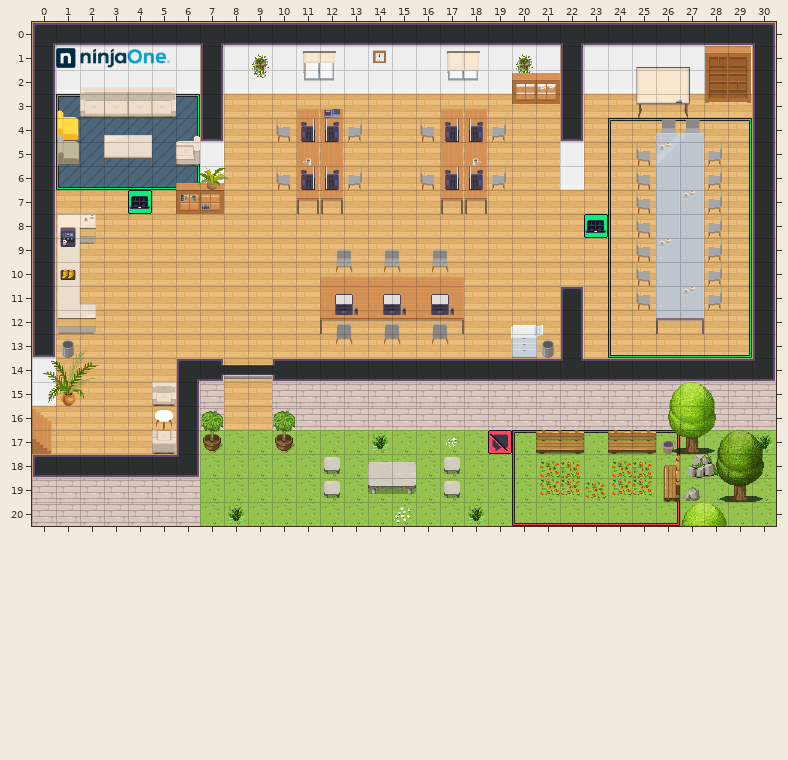
Two states of a Tiled map (JSON), office.tmj. This is how it looked before the edit.
Cells are 32x32 px. Shown: x 0..30, y 0..20.
Once edited:
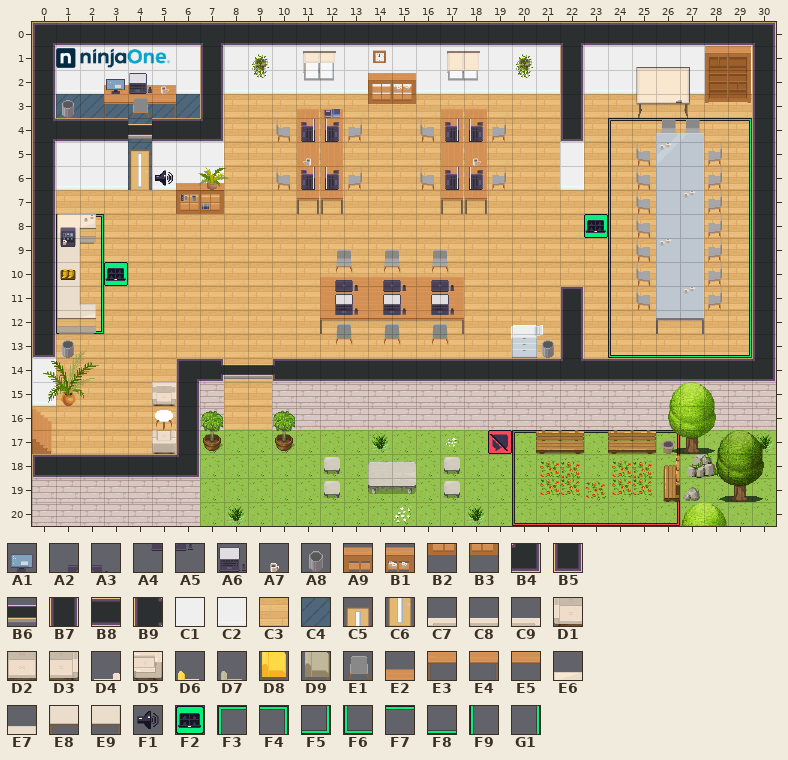
Key: from "WA_Miscellaneous": A1 1, A2 4, A3 5, A4 14, A5 15, A6 23, A7 59, A8 60; from "WA_Other_Furniture": A9 17, B1 18, B2 29, B3 30; from "WA_Room_Builder": B4 54, B5 56, B6 64, B7 102, B8 104, B9 108, C1 203, C2 228, C3 350, C4 360, C5 910, C6 935; from "WA_Seats": C7 0, C8 1, C9 2, D1 13, D2 14, D3 15, D4 36, D5 49, D6 59, D7 60, D8 72, D9 73, E1 118; from "WA_Tables": E2 0, E3 20, E4 21, E5 23, E6 45, E7 46, E8 55, E9 56; from "WA_User_Interface": F1 14, F2 21, F3 161, F4 162, F5 163, F6 164, F7 165, F8 166, F9 167, G1 168.
__ is an empty cell.
Tiles of an added or newly shown layer are drawn over the layers below it.
What changed:
Layer "floor/floor2":
The author put tile F2 in row 10 at x 3.
The author put tile F3 in row 8 at x 1.
The author put tile F4 in row 8 at x 2.
The author put tile F5 in row 12 at x 2.
The author put tile F6 in row 12 at x 1.
The author put tile F9 in rows 9 to 11 at x 1.
The author put tile G1 in rows 9 to 11 at x 2.
The edit erases the tile that lay hidden in row 3 at x 3 to 4.
The edit erases tile F2 in row 7 at x 4.
The edit erases tile F3 in row 3 at x 1.
The edit erases tile F4 in row 3 at x 6.
The edit erases tile F5 in row 6 at x 6.
The edit erases tile F6 in row 6 at x 1.
The edit erases tile F7 in row 3 at x 2 and 5.
The edit erases tile F8 in row 6 at x 2 to 5.
The edit erases tile F9 in rows 4 to 5 at x 1.
The edit erases tile G1 in rows 4 to 5 at x 6.
Layer "doorsteps/inside_doorstep" (added):
The author put tile C4 in row 4 at x 4.
Layer "doorsteps/outside_doorstep" (added):
The author put tile C3 in row 7 at x 4.
Layer "walls/walls1":
Tile B5 becomes tile B4 in row 4 at x 7.
The author put tile B8 in row 4 at x 1 to 3 and 5 to 6.
Tile B7 becomes tile B9 in row 4 at x 0.
The author put tile C1 in row 5 at x 1 to 3 and 5 to 6.
The author put tile C2 in row 6 at x 1 to 3 and 5 to 6.
Layer "walls/walls2":
The author put tile F1 in row 6 at x 5.
Layer "furniture/furniture2":
The edit erases tile C7 in row 2 at x 2.
The edit erases tile C8 in row 2 at x 3 to 4.
The edit erases tile C9 in row 2 at x 5.
The edit erases tile D1 in row 3 at x 2.
The edit erases tile D2 in row 3 at x 3 to 4.
The edit erases tile D3 in row 3 at x 5.
The edit erases tile D4 in row 4 at x 6.
The edit erases tile D5 in row 5 at x 6.
The edit erases tile D6 in row 3 at x 1.
The edit erases tile D8 in row 4 at x 1.
The edit erases tile E8 in row 5 at x 3.
The edit erases tile E9 in row 5 at x 4.
Layer "furniture/furniture3":
The author put tile A8 in row 3 at x 1.
The author put tile A9 in row 2 at x 14.
The author put tile B1 in row 2 at x 15.
The author put tile B2 in row 3 at x 14.
The author put tile B3 in row 3 at x 15.
The edit erases tile A9 in row 2 at x 20.
The edit erases tile B1 in row 2 at x 21.
The edit erases tile B2 in row 3 at x 20.
The edit erases tile B3 in row 3 at x 21.
The edit erases tile D7 in row 4 at x 1.
The edit erases tile D9 in row 5 at x 1.
Layer "office/office-furniture" (added):
The author put tile E2 in row 2 at x 3 to 5.
The author put tile E3 in row 3 at x 3.
The author put tile E4 in row 3 at x 5.
The author put tile E5 in row 3 at x 4.
Layer "office/office-above" (added):
The author put tile A1 in row 2 at x 3.
The author put tile A6 in row 2 at x 4.
The author put tile A7 in row 2 at x 5.
The author put tile E1 in row 3 at x 4.
Layer "door/door_closed" (added):
The author put tile C5 in row 5 at x 4.
The author put tile C6 in row 6 at x 4.
Layer "above/above1":
Tile E7 becomes tile B6 in row 4 at x 4.
The edit erases tile E6 in row 4 at x 3.
Layer "above/above2":
The author put tile A2 in row 10 at x 12, 14 and 16.
The author put tile A3 in row 10 at x 13, 15 and 17.
The author put tile A4 in row 11 at x 12, 14 and 16.
The author put tile A5 in row 11 at x 13, 15 and 17.
Where, in picture pixels (left, top, right, bottom), the same in both pictures:
changed: (53, 73, 203, 214)
added: (368, 73, 416, 104)
removed: (512, 73, 560, 104)
added: (56, 214, 128, 334)
added: (335, 280, 454, 292)
